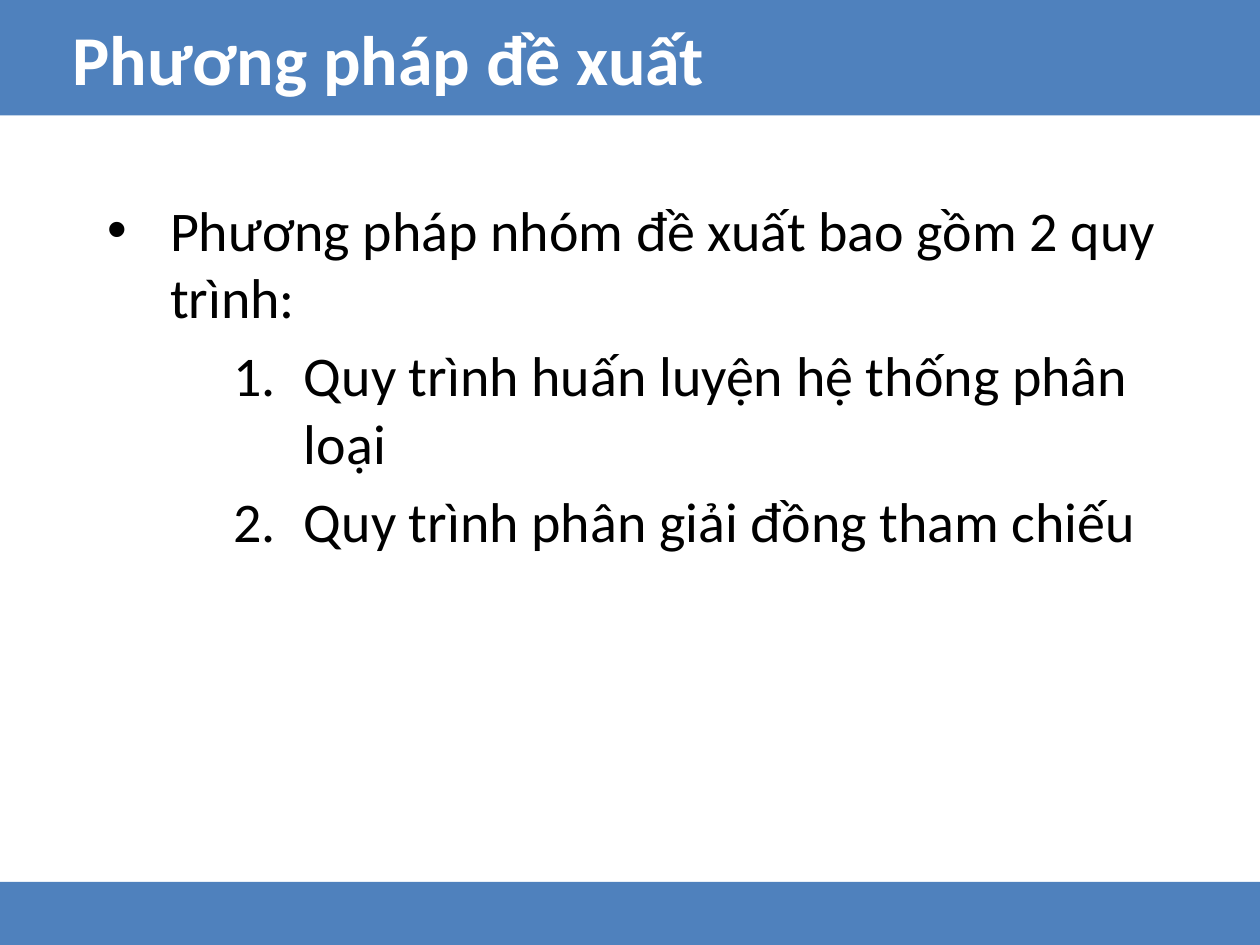
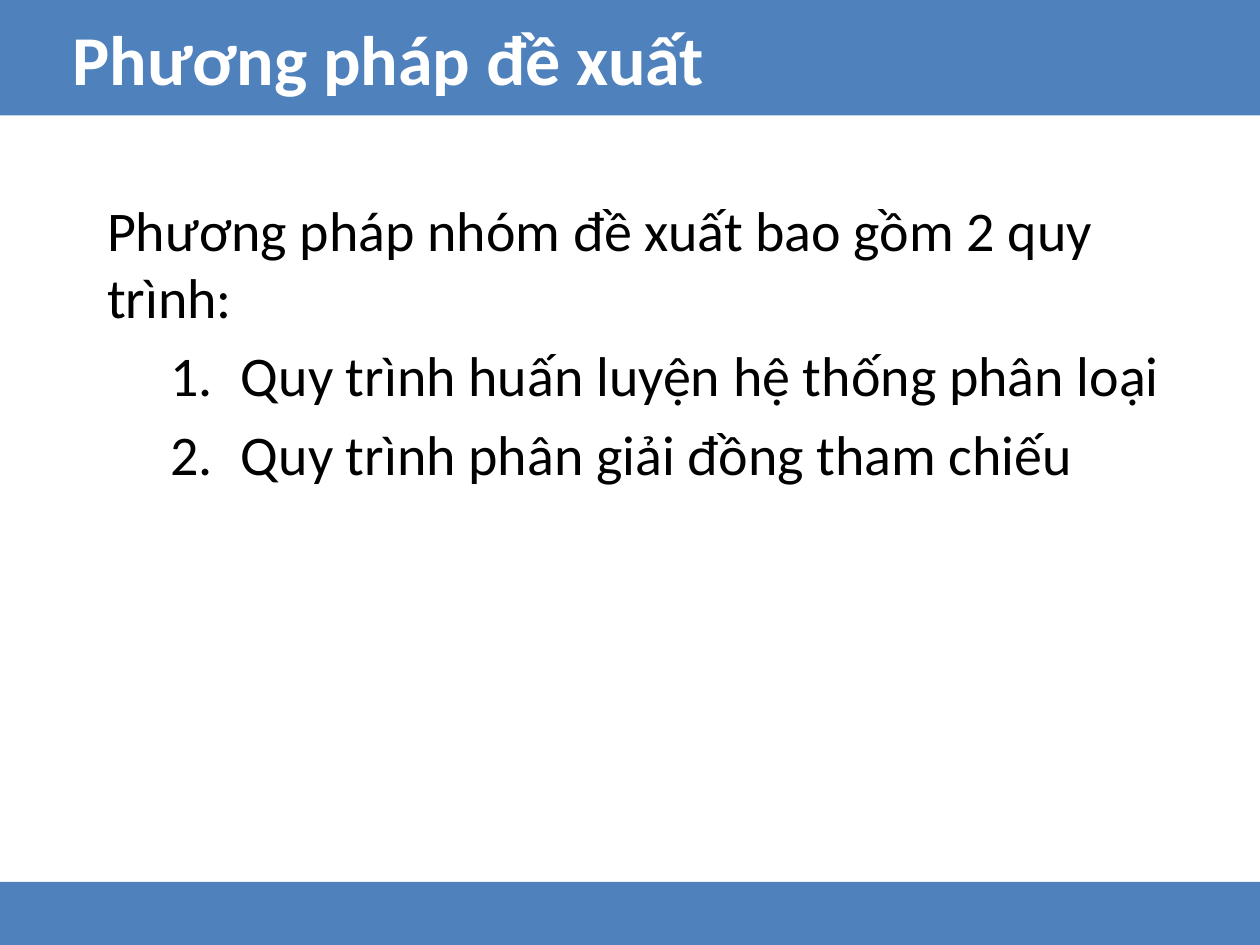
Before and after one commit to hungnd1475/graduate-thesis-hcmut-2015, a slide deck: slide 8 of reports/tttn/thay_tru.pptx. Drawn at 1260x945 pixels with LibreOffice and Linux fonts; fonts in the diff are those of the drawing. Boxes give left, top, right and bottom in pixels: in the first picture for what was removed or moved away, otherwise in the second. Text is boxed around its words. In the diff, an @@ line names an element or a change of style, - is before the commit and + after.

```diff
--- a/reports/tttn/thay_tru.pptx
+++ b/reports/tttn/thay_tru.pptx
@@ text "Phương pháp nhóm đề xuất ..." at (107,209,1159,485): bullet • to none; list level 3 to 2 in "Quy trình huấn luyện hệ ..."; list level 3 to 2 in "Quy trình phân giải đồng ..." @@
```
Also in this commit, not shown: 7 other slides changed, 1 slide removed, 1 other file.
